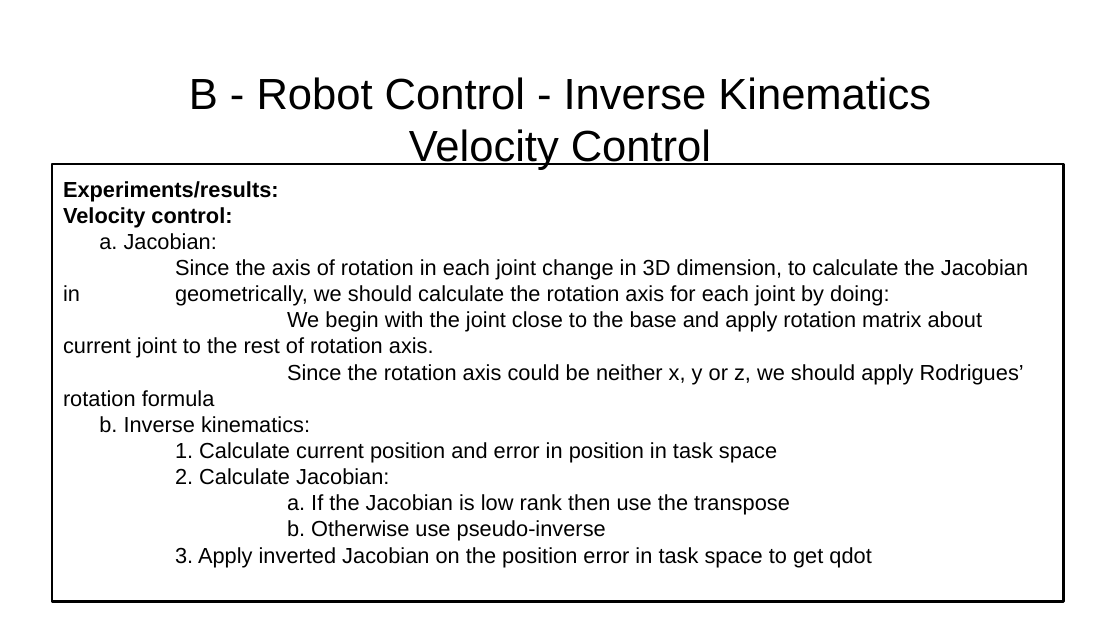
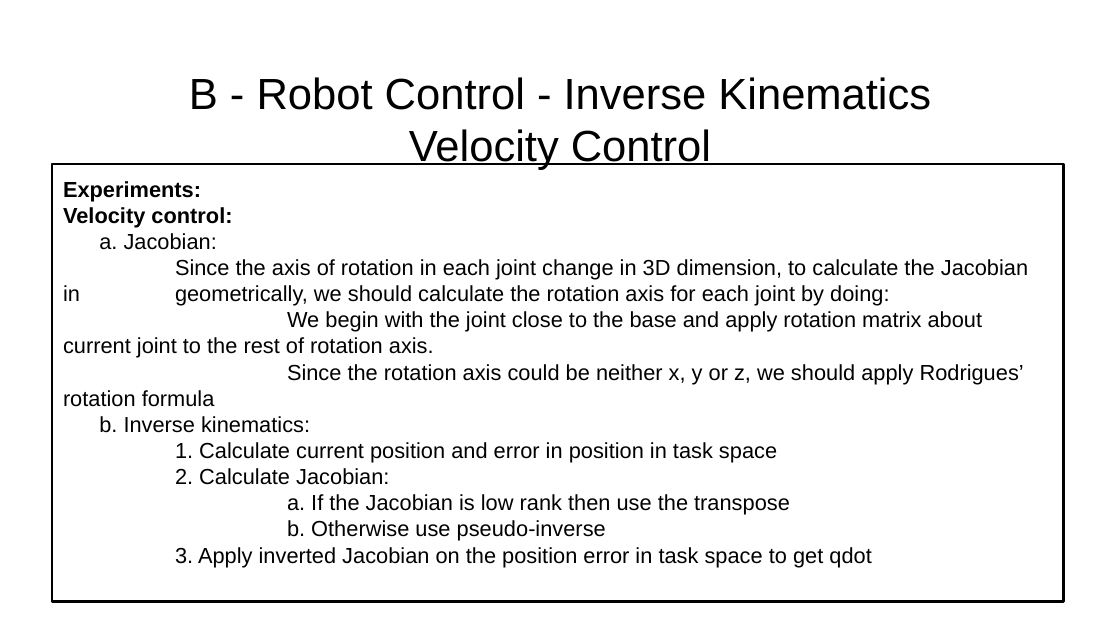
Before and after one commit to HanqinDu/IVR, a slide deck: slide 4 of IVR_assignment_template.pptx. Drawn at 1120x630 pixels with LibreOffice and Linux fonts; fonts in the diff are those of the drawing. Boxes give left, top, right and bottom in pixels: in the first picture for what was removed or moved away, otherwise in the second. Text is boxed around its words. In the diff, an @@ line names an element or a change of style, - is before the commit and + after.

```diff
--- a/IVR_assignment_template.pptx
+++ b/IVR_assignment_template.pptx
@@ text in rectangle at (x1=63, y1=181, x2=201, y2=201): text changed @@
-Experiments/results:
+Experiments:
```
Also in this commit, not shown: 4 other slides changed, 1 slide added.
